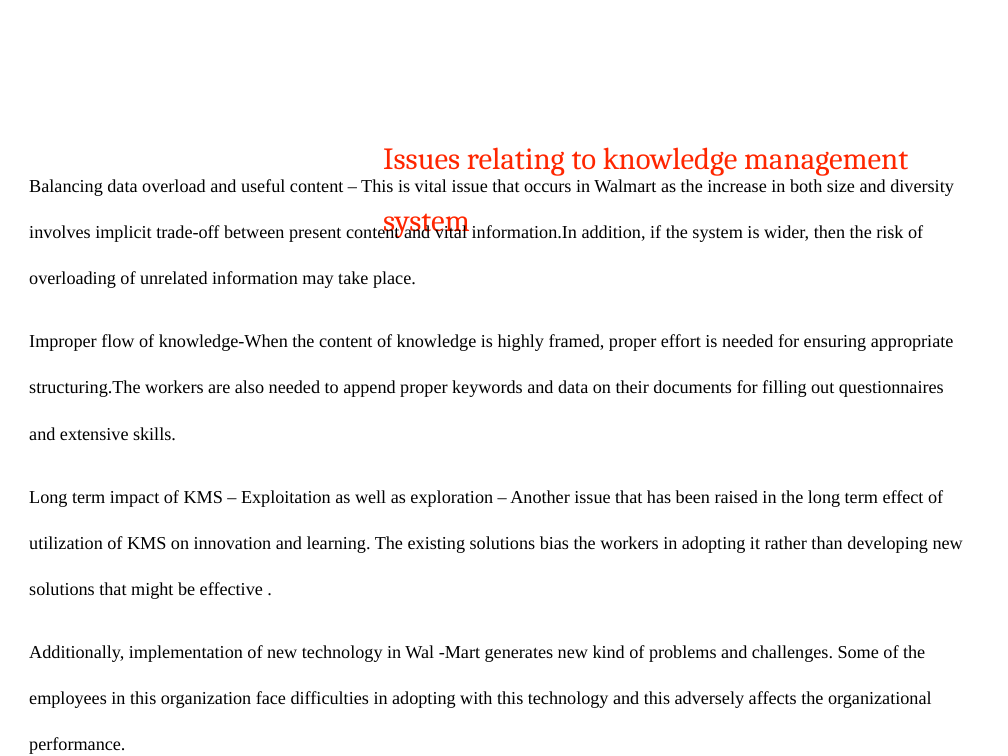
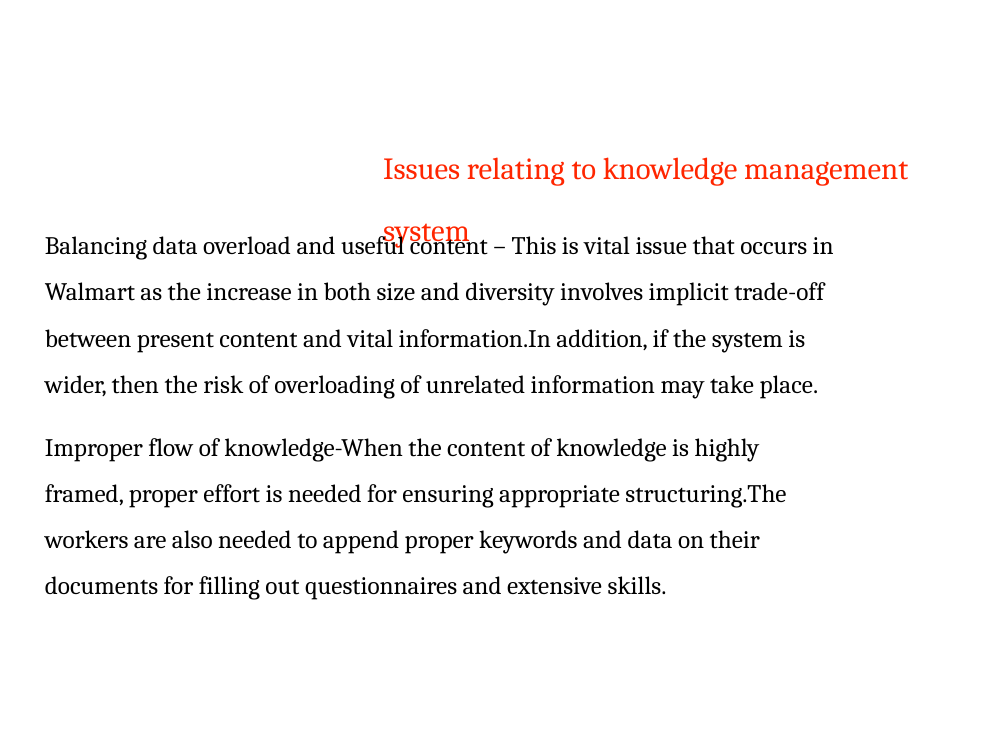
Before and after one commit to asinghania71/KM_PROJECT, a slide deck: slide 14 of kmppt.pptx (slide 10 before the commit). Drawn at 1008x756 pixels with LibreOffice and Linux fonts; fonts in the diff are those of the drawing; background and template pictures are left out. Boxes give left, top, right and bottom in pixels: in the first picture for what was removed or moved away, otherwise in the second. Text is boxed around its words. In the diff, an @@ line names an element or a change of style, - is before the commit and + after.

```diff
--- a/kmppt.pptx
+++ b/kmppt.pptx
@@ text "Issues relating to knowledge management ...": place and size @@
-text "Issues relating to knowledge management ..." at [383,147,908,238]
+text "Issues relating to knowledge management ..." at [383,157,908,248]
@@ text "Balancing data overload and useful ...": place and size @@
-text "Balancing data overload and useful ..." at [29,179,963,754]
+text "Balancing data overload and useful ..." at [45,231,834,600]
@@ text "Balancing data overload and useful ..." at [45,231,834,600]: size 13 to 18 pt, font Times New Roman to Cambria @@
@@ text at [29,490,963,754]: paragraphs removed @@
-Long term impact of KMS – Exploitation as well as exploration – Another issue that has been raised in the long term effect of utilization of KMS on innovation and learning. The existing solutions bias the workers in adopting it rather than developing new solutions that might be effective .
-Additionally, implementation of new technology in Wal -Mart generates new kind of problems and challenges. Some of the employees in this organization face difficulties in adopting with this technology and this adversely affects the organizational performance.
```
Also in this commit, not shown: 11 other slides changed, 7 slides added, 1 other file.
